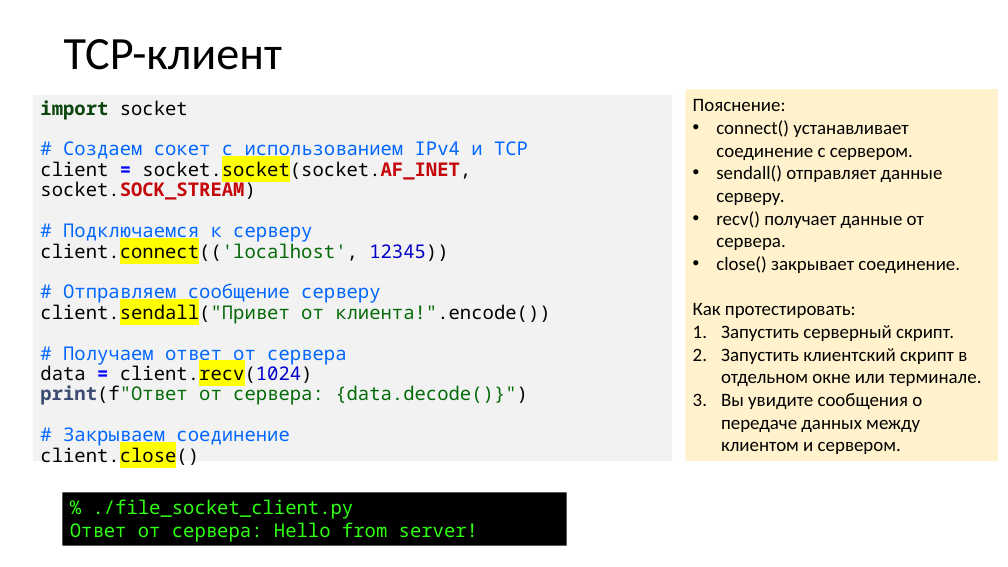
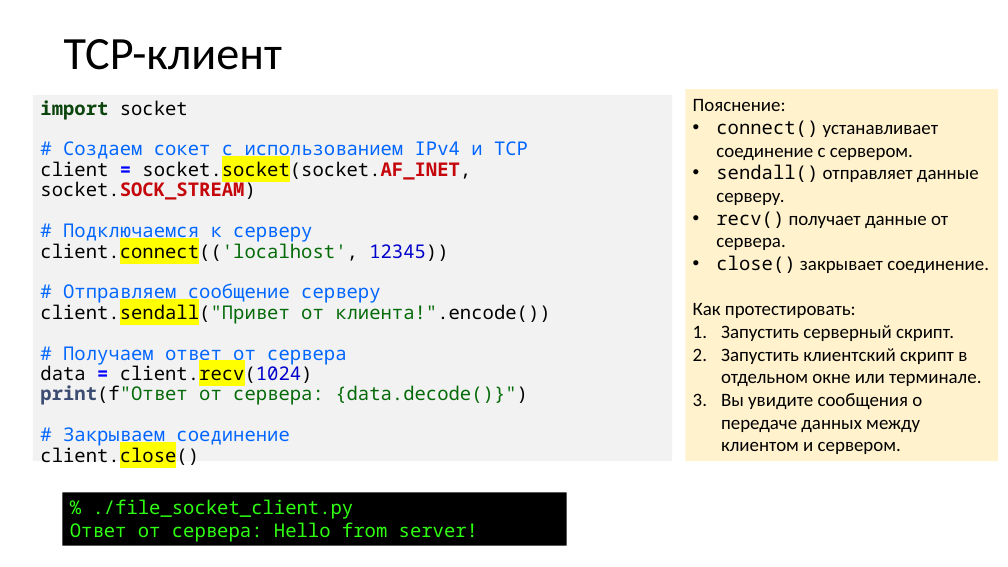
Before and after one commit to xtrueman/network_programming, a slide deck: slide 22 of Sockets.pptx. Drawn at 1008x567 pixels with LibreOffice and Linux fonts; fonts in the diff are those of the drawing. Boxes give left, top, right and bottom in pixels: in the first picture for what was removed or moved away, otherwise in the second. Text is boxed around its words. In the diff, an @@ line names an element or a change of style, - is before the commit and + after.

```diff
--- a/Sockets.pptx
+++ b/Sockets.pptx
@@ text in rectangle at box(716, 120, 989, 273): font Calibri to Noto Sans Mono in "connect()", "sendall()", "recv()", "close()" @@
```
Also in this commit, not shown: 15 other slides changed, 1 slide added, 3 other files.
